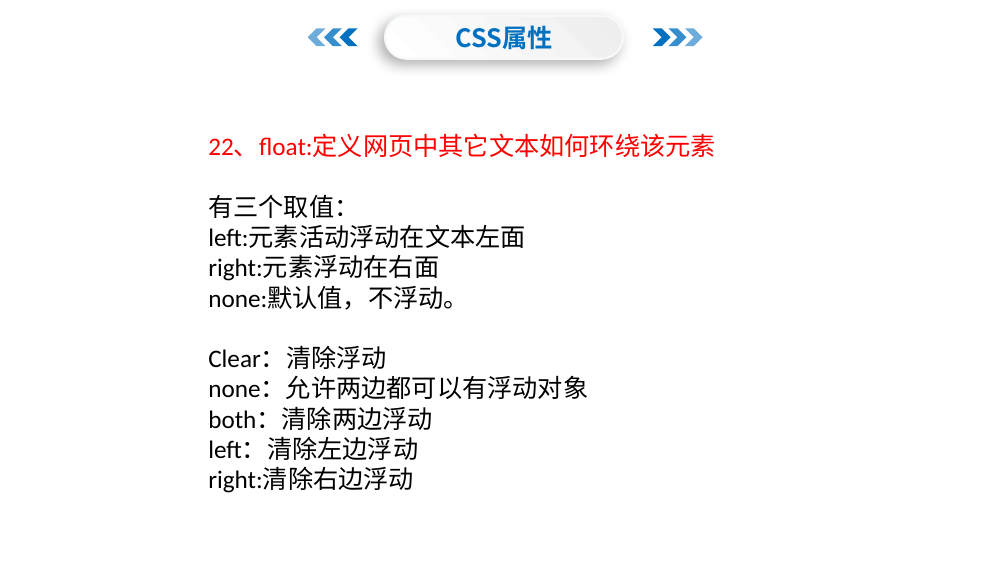
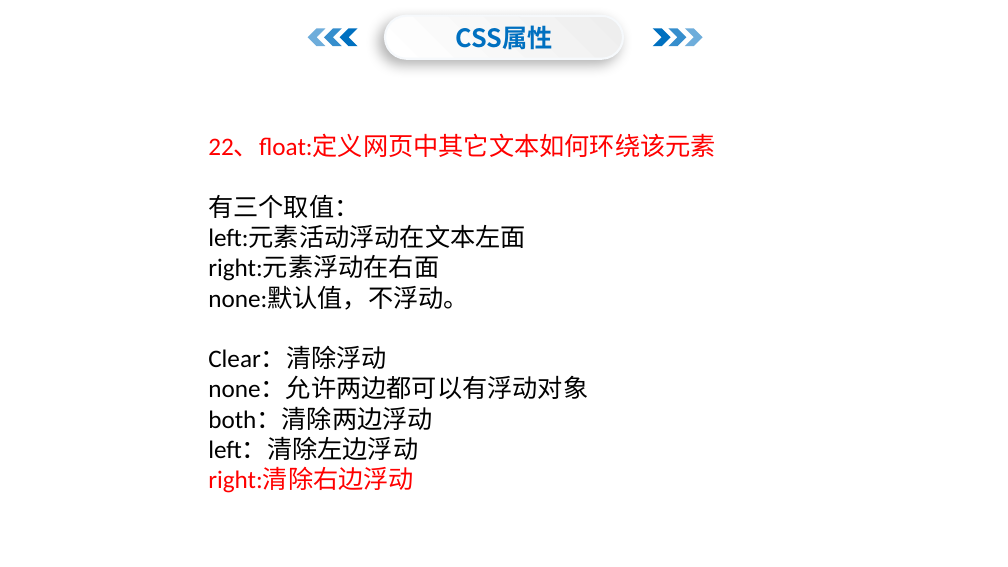
Before and after one commit to menglaoda/webA3, a slide deck: slide 35 of PPT/02css属性.pptx. Drawn at 1008x567 pixels with LibreOffice and Linux fonts; fonts in the diff are those of the drawing; background and template pictures are left out. Boxes give left, top, right and bottom in pixels: in the first picture for what was removed or moved away, otherwise in the second. Text is boxed around its words. In the diff, an @@ line names an element or a change of style, - is before the commit and + after.

```diff
--- a/PPT/02css属性.pptx
+++ b/PPT/02css属性.pptx
@@ text at box(208, 468, 414, 493): text colour #000000 to #FF0000 in "right:清除右边浮动" @@
```
Also in this commit, not shown: 13 other files.
